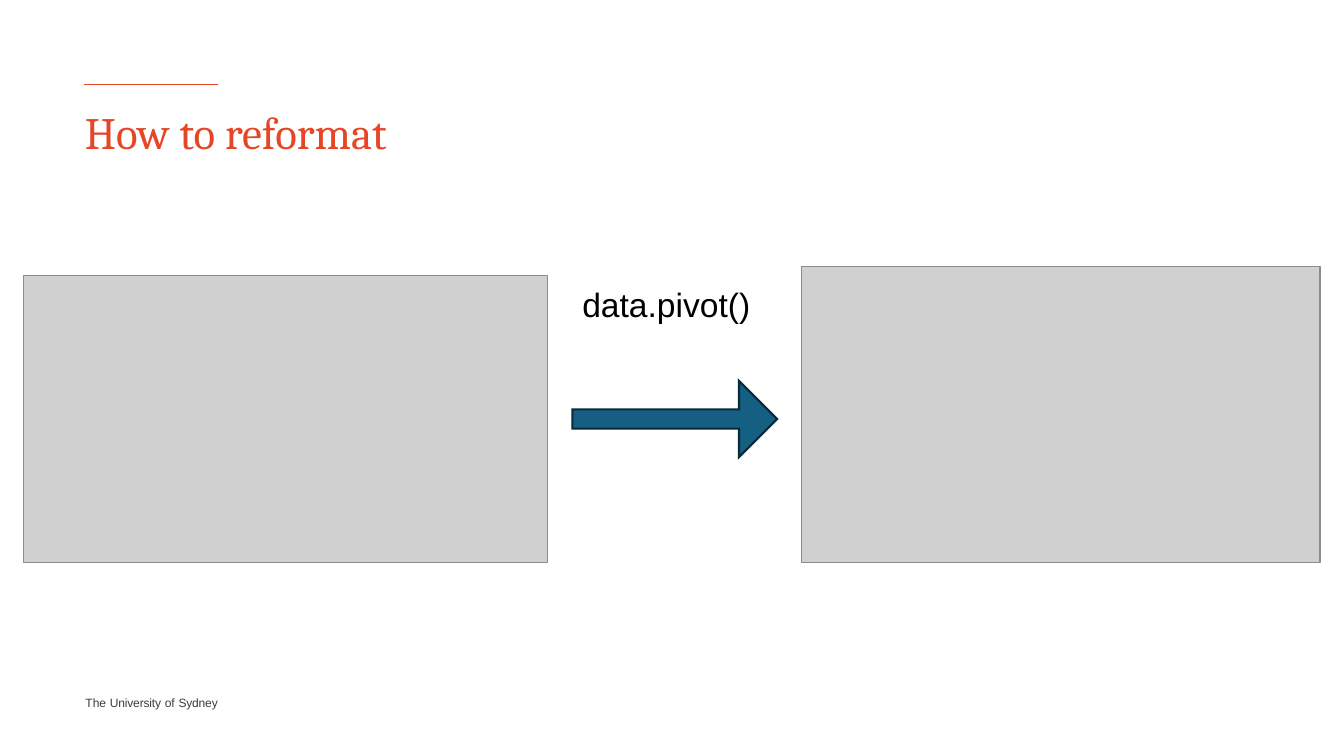
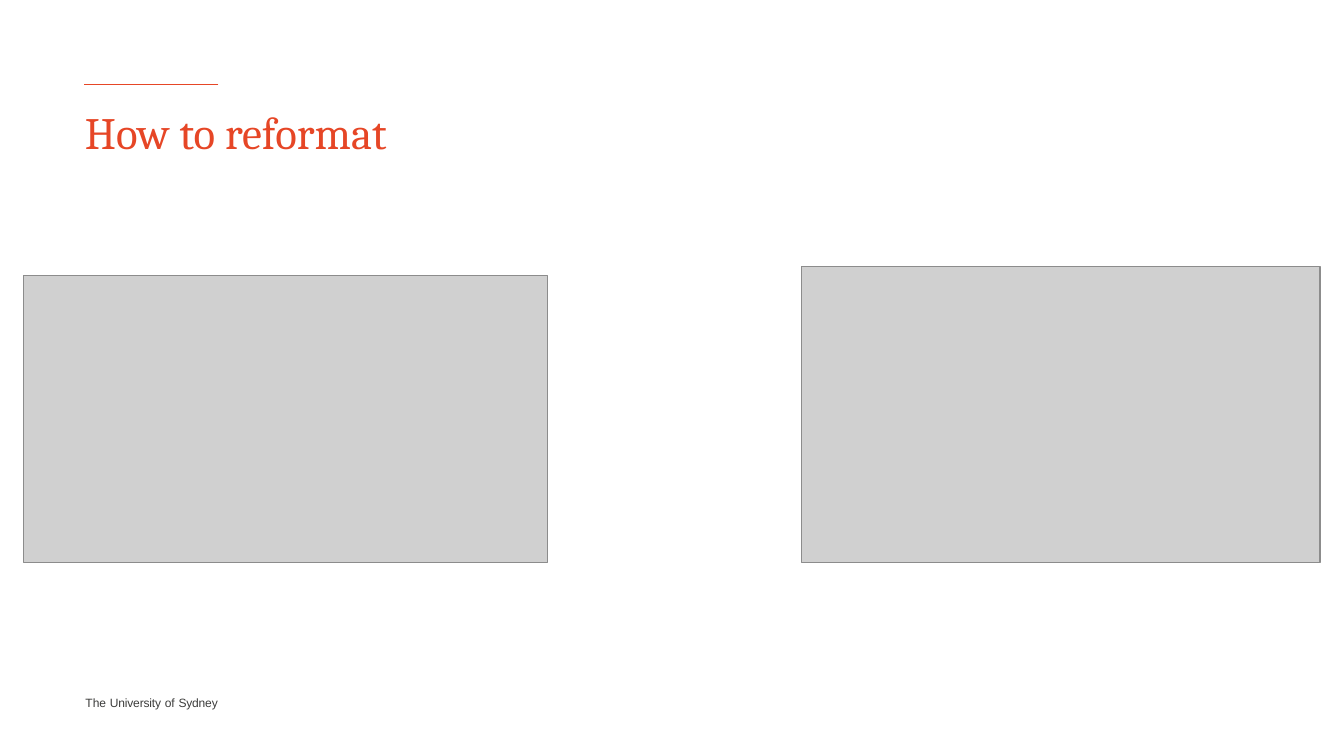
Before and after one commit to Sydney-Informatics-Hub/EDAinR, a slide deck: slide 31 of eda_r.pptx. Drawn at 1344x756 pixels with LibreOffice and Linux fonts; fonts in the diff are those of the drawing; grey boxes stand for pictures. Boxes give left, top, right and bottom in pixels: in the first picture for what was removed or moved away, otherwise in the second. Text is boxed around its words. In the diff, an @@ line names an element or a change of style, - is before the commit and + after.

Commit message:
asks students to pivot with relig income data

```diff
--- a/eda_r.pptx
+++ b/eda_r.pptx
@@ text removed at <box>582,292,750,324</box> @@
-data.pivot()
@@ down arrow removed at <box>573,381,778,457</box> @@
```
Also in this commit, not shown: 2 other slides changed, 2 slides added, 1 other file.
